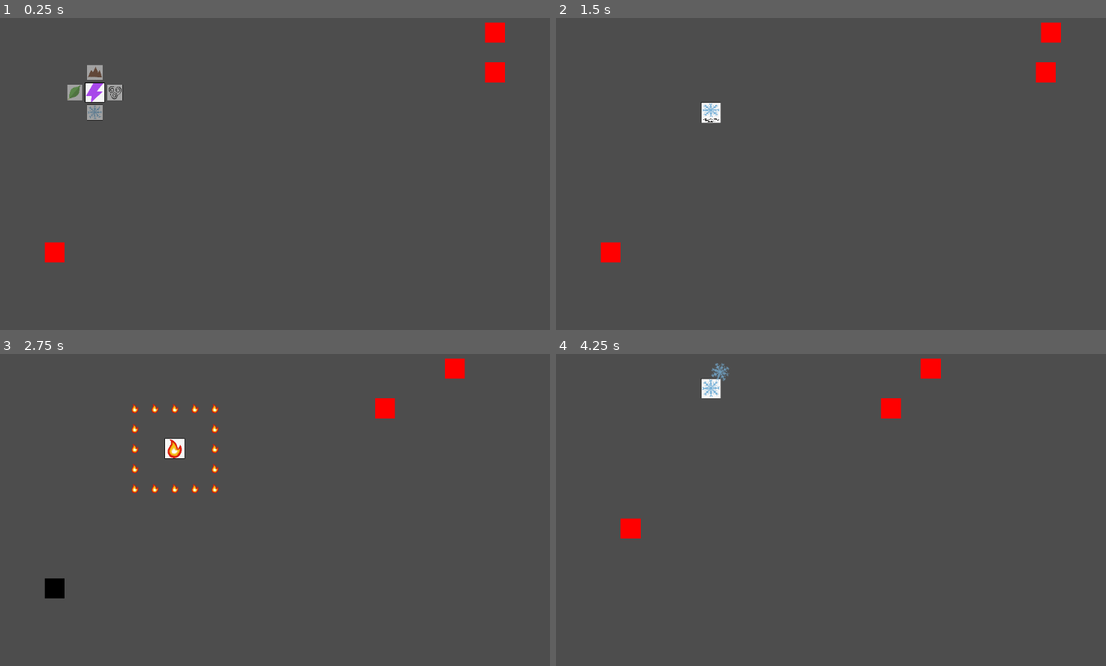
Above: before the commit, frames 1-4 (two rows, left to right).
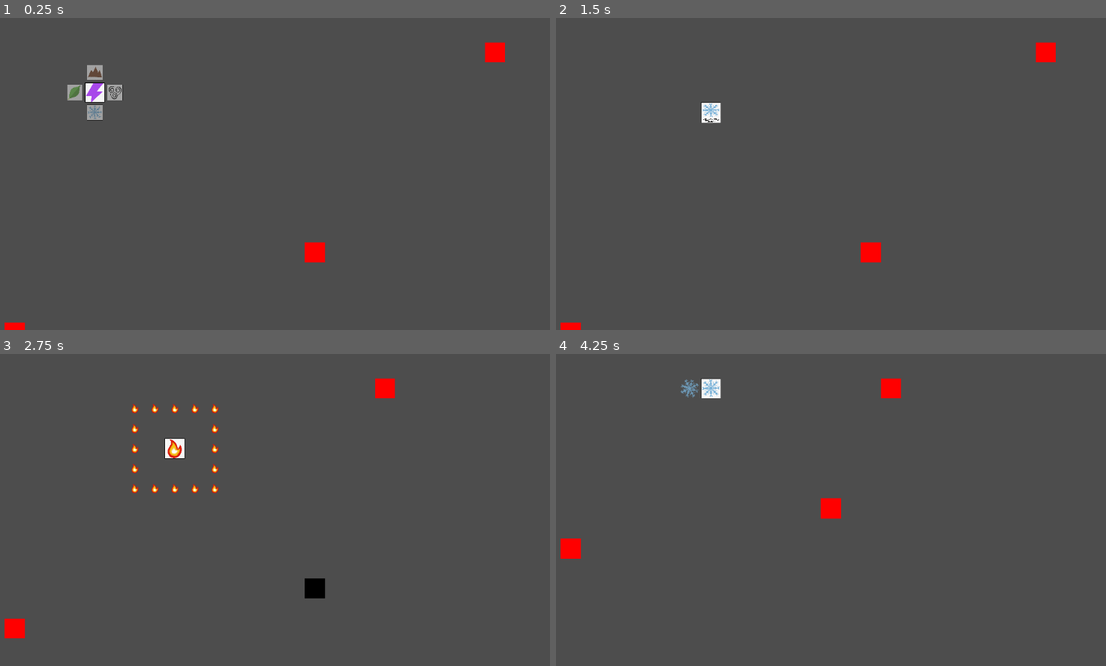
Above: after the commit, the same moments.

Repository: AndreMoukarzel/GMTK-GameJam2022
Game: Godot game, scene res://game_level.tscn
Two runs of this game, one before a commit and one after it. Both use one fixed random seed, a clock stepped at 60 frames per second and the inputs below.
Inputs:
- Up to frame 1 (0.25 s): no input
- Up to frame 2 (1.5 s): tap Enter at 0.5 s; hold Right (ui_right) 0.53-1.28 s; hold Down (ui_down) from 1.28 s (still down)
- Up to frame 3 (2.75 s): release Down (ui_down) at 2.03 s; hold Right (ui_right) from 2.03 s (still down)
- Up to frame 4 (4.25 s): release Right (ui_right) at 2.78 s; hold Up (ui_up) 2.78-3.53 s; hold Left (ui_left) from 3.53 s (still down)

The runs differ from the first frame. In frame 1, 1.3% of the frame differs, in the area x 0-92%, y 1-100%; in frame 2, 1.3%; in frame 3, 1.4%; in frame 4, 1.7%, in the area x 0-70%, y 1-66%.

Commit message:
Adds Level logic

Diff:
--- /dev/null
+++ b/Levels/LevelManagerScript.gd
@@ -0,0 +1,11 @@
+extends Node
+
+
+# Called when the node enters the scene tree for the first time.
+func _ready():
+	pass # Replace with function body.
+
+
+# Called every frame. 'delta' is the elapsed time since the previous frame.
+func _process(delta):
+	pass
--- /dev/null
+++ b/Levels/LevelTemplate.gd
@@ -0,0 +1,13 @@
+extends Node
+
+var level_name: String
+var level: int
+var MAP_SIZE: Vector2i
+var player_initial_position: Vector2i
+var wall_positions: Array
+var enemies: Array
+var path_to_enemies: String = "res://enemies/"
+var path_to_levels: String  = "res://Levels/"
+
+func _ready():
+	pass
--- /dev/null
+++ b/Levels/level_1.gd
@@ -0,0 +1,29 @@
+extends "res://Levels/LevelTemplate.gd"
+
+
+func update_values():
+	level = 1
+	MAP_SIZE = Vector2i(27, 17)
+	wall_positions = [
+		Vector2i(12, 8),
+		Vector2i(13, 8),
+		Vector2i(14, 8),
+		Vector2i(12, 9),
+		Vector2i(13, 9),
+		Vector2i(14, 9),
+		Vector2i(12, 10),
+		Vector2i(13, 10),
+		Vector2i(14, 10)
+	]
+	enemies = [
+		["base_enemy", Vector2i(25, 3)]
+		, ["base_enemy", Vector2i(16, 13)]
+		, ["base_enemy", Vector2i(1, 17)]
+	]
+	var final_return = {
+		"level_number": level,
+		"MAP_SIZE": MAP_SIZE,
+		"wall_positions": wall_positions,
+		"enemies": enemies
+	}
+	return (final_return)
--- /dev/null
+++ b/Levels/level_2.gd
@@ -0,0 +1,29 @@
+extends "res://Levels/LevelTemplate.gd"
+
+# Called when the node enters the scene tree for the first time.
+func update_values():
+	level = 2
+	MAP_SIZE = Vector2i(27, 17)
+	wall_positions = [
+		Vector2i(12, 8),
+		Vector2i(13, 8),
+		Vector2i(14, 8),
+		Vector2i(12, 9),
+		Vector2i(13, 9),
+		Vector2i(14, 9),
+		Vector2i(12, 10),
+		Vector2i(13, 10),
+		Vector2i(14, 10)
+	]
+	enemies = [
+		["base_enemy", Vector2i(25, 7)],
+		["base_enemy", Vector2i(1, 13)],
+		["base_enemy", Vector2i(14, 10)]
+	]
+	var final_return = {
+		"level_number": level,
+		"MAP_SIZE": MAP_SIZE,
+		"wall_positions": wall_positions,
+		"enemies": enemies
+	}
+	return final_return
--- a/game_level.gd
+++ b/game_level.gd
@@ -1,17 +1,20 @@
 extends Node
 
-const MAP_SIZE = Vector2i(27, 17)
+#const MAP_SIZE = Vector2i(27, 17)
+var MAP_SIZE: Vector2i
 
 @export var PlayerScn: PackedScene
 @export var initial_pos: Vector2i
 
 var Player
 var obstacles = []
+var game_level = 1
 
 
 func _ready():
 	Player = PlayerScn.instantiate()
 	var offset = Vector2i.ONE * Player.MOV_DIST/2
+	MAP_SIZE = $LevelManager.MAP_SIZE
 	Player.offset = MAP_SIZE
 	Player.target_pos = initial_pos
 	Player.position = Player.get_absolute_pos()
@@ -19,7 +22,7 @@
 
 	Player.connect("moved", self.next_turn)
 
-	spawn_enemies()
+#	spawn_enemies()
 
 
 func spawn_enemies():
@@ -87,4 +90,6 @@
 			await $EnemyActionDelay.timeout
 
 	if $Enemies.get_child_count() == 0:
-		spawn_enemies()
+#		spawn_enemies()
+		game_level += 1
+		$LevelManager.instantiateNewLevel("level_" + str(game_level))
--- a/game_level.tscn
+++ b/game_level.tscn
@@ -1,7 +1,52 @@
-[gd_scene load_steps=3 format=3 uid="uid://c7vstrtkrh7y1"]
+[gd_scene load_steps=4 format=3 uid="uid://c7vstrtkrh7y1"]
 
 [ext_resource type="Script" path="res://game_level.gd" id="1_5p1f5"]
 [ext_resource type="PackedScene" uid="uid://dumqyv05watte" path="res://dice/dice.tscn" id="2_2pgwh"]
+
+[sub_resource type="GDScript" id="GDScript_7s626"]
+script/source = "extends Node
+
+var level_name: String
+var level_number: int
+var MAP_SIZE: Vector2i
+var wall_positions: Array
+var enemies: Array
+var path_to_enemies: String = \"res://enemies/\"
+var path_to_levels:  String  = \"res://Levels/\"
+var level_values
+
+
+func instantiateNewLevel(level_name):
+	var level_path = path_to_levels + level_name + \".gd\"
+	var level = load(level_path).new()
+	level_values = level.update_values()
+	level_number = level_values[\"level_number\"]
+	MAP_SIZE = level_values[\"MAP_SIZE\"]
+	wall_positions = level_values[\"wall_positions\"]
+	enemies = level_values[\"wall_positions\"]
+	get_parent().MAP_SIZE = MAP_SIZE
+	var player_pos = level.player_initial_position
+	var e
+	var e_pos
+	var e_inst
+	for enemy in level.enemies:
+		e = load(\"{path}{enemy_type}.tscn\".format({\"path\": path_to_enemies, \"enemy_type\": enemy[0]}))
+		e_inst = e.instantiate()
+		e_pos = enemy[1]
+		e_inst.spawn(e_pos)
+		get_parent().get_node(\"Enemies\").add_child(e_inst)
+
+
+
+# Called when the node enters the scene tree for the first time.
+func _ready():
+	instantiateNewLevel(\"level_1\")
+
+
+# Called every frame. 'delta' is the elapsed time since the previous frame.
+func _process(delta):
+	pass
+"
 
 [node name="GameLevel" type="Node"]
 script = ExtResource("1_5p1f5")
@@ -13,3 +58,6 @@
 [node name="EnemyActionDelay" type="Timer" parent="."]
 wait_time = 0.3
 one_shot = true
+
+[node name="LevelManager" type="Node" parent="."]
+script = SubResource("GDScript_7s626")
